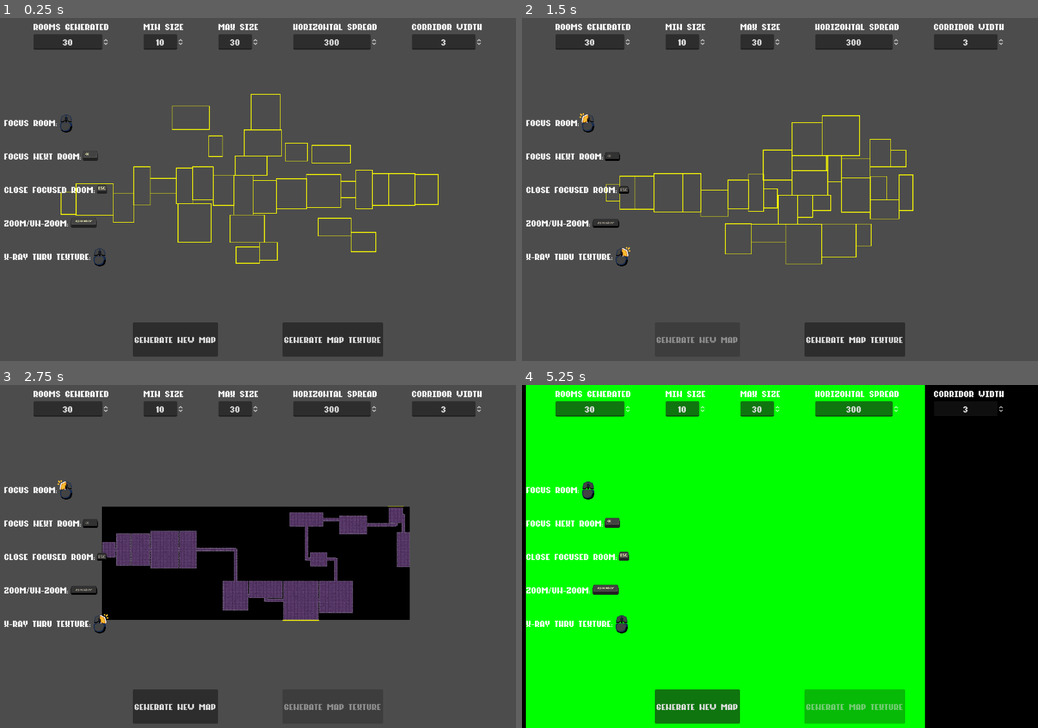
Above: before the commit, frames 1-4 (two rows, left to right).
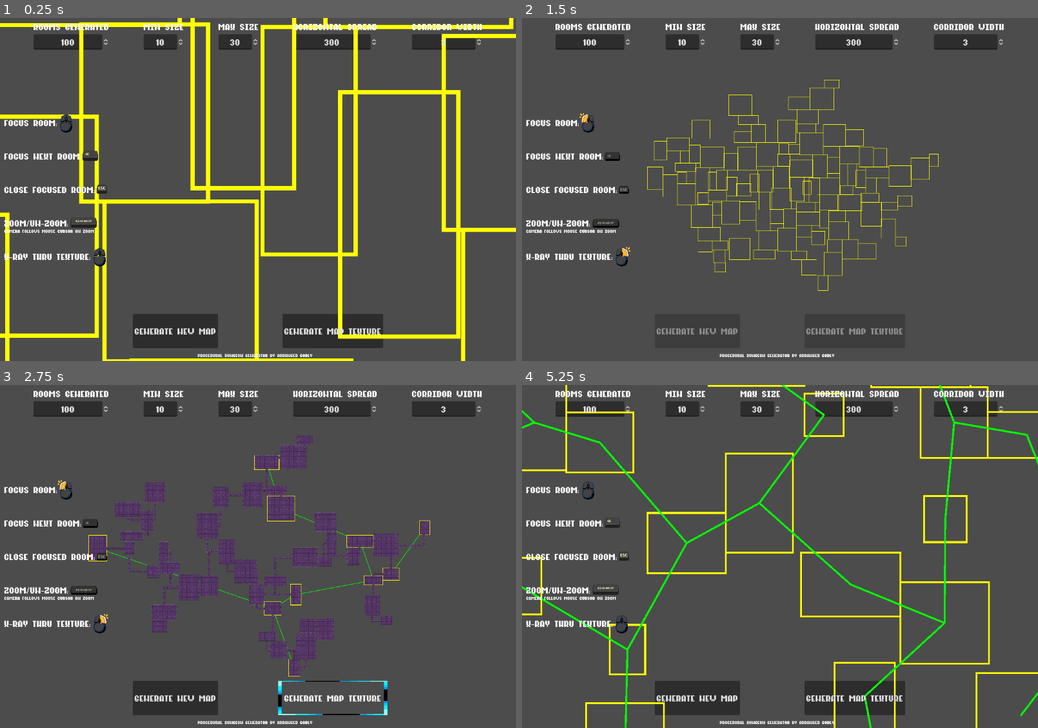
Above: after the commit, the same moments.

Repository: Arrangedgodly/procedural-dungeon
Game: Godot game, scene res://scenes/basic_dungeon.tscn
The game is run twice, just before and just after one commit, with the same random seed, the same clock (stepped at 60 frames per second) and the same inputs.
Inputs (mouse positions are in pixels of both pictures, inside the frame that each line leads up to):
- Up to frame 1 (0.25 s): no input
- Up to frame 2 (1.5 s): click "Generate New Map" at 0.5 s; click "Generate New Map" at 1.25 s
- Up to frame 3 (2.75 s): click "Generate Map Texture" at 2 s
- Up to frame 4 (5.25 s): click (852, 697) at 2.75 s, where only the run after the commit has a clickable "Generate Map Texture"; click "Generate New Map" at 3.5 s; click (852, 707) at 4.25 s, where only the run before the commit has a clickable "Generate Map Texture"; move the mouse to (805, 621) at 5.02 s; hold Space (ui_select) from 5.03 s (still down); click (805, 621) at 5.17 s

The runs differ from the first frame. In frame 1, 15% of the frame differs, in the area x 0-100%, y 0-100%; in frame 2, 4.8%; in frame 3, 24%; in frame 4, 98%.
Error before the commit: Cannot call method 'get_closest_point' on a null value. (res://scripts/basic_dungeon.gd:150)

Commit message:
added chunk generation for map tiles to avoid crashes, we can now generate 1000 rooms successfully

Diff:
--- a/resources/DungeonSize.gd
+++ b/resources/DungeonSize.gd
@@ -5,7 +5,7 @@
 
 # Dictionary to store property constraints
 const PROPERTY_CONSTRAINTS = {
-	"rooms_generated": {"min": 5, "max": 500, "default": 30},
+	"rooms_generated": {"min": 5, "max": 1000, "default": 100},
 	"min_size": {"min": 5, "max": 20, "default": 10},
 	"max_size": {"min": 10, "max": 50, "default": 30},
 	"horizontal_spread": {"min": 100, "max": 1000, "default": 300},
--- a/scenes/basic_dungeon.tscn
+++ b/scenes/basic_dungeon.tscn
@@ -1,8 +1,7 @@
-[gd_scene load_steps=36 format=3 uid="uid://dt6fdiatgcv6k"]
+[gd_scene load_steps=34 format=3 uid="uid://dt6fdiatgcv6k"]
 
 [ext_resource type="Script" path="res://scripts/basic_dungeon.gd" id="1_2xh76"]
 [ext_resource type="Texture2D" uid="uid://do40mc2cm44gh" path="res://assets/tiles/1.png" id="2_5icwf"]
-[ext_resource type="Texture2D" uid="uid://bj78beynng02j" path="res://assets/tiles/black_square.png" id="2_14v5t"]
 [ext_resource type="PackedScene" uid="uid://dlsj5v0j7urbv" path="res://scenes/ui.tscn" id="2_x8pav"]
 [ext_resource type="Texture2D" uid="uid://coppuqsrh7rhf" path="res://assets/tiles/2.png" id="3_id5ve"]
 [ext_resource type="Texture2D" uid="uid://uggjvhqpqaaa" path="res://assets/tiles/10.png" id="3_pav0p"]
@@ -17,14 +16,8 @@
 [ext_resource type="Texture2D" uid="uid://o1krnylo3fjm" path="res://assets/tiles/12.png" id="13_wj0ec"]
 [ext_resource type="Texture2D" uid="uid://cjc5dtniph420" path="res://assets/tiles/13.png" id="14_2tctg"]
 
-[sub_resource type="TileSetAtlasSource" id="TileSetAtlasSource_eaxe5"]
-texture = ExtResource("2_14v5t")
-texture_region_size = Vector2i(32, 32)
-0:0/0 = 0
-
 [sub_resource type="TileSet" id="TileSet_k1rmi"]
 tile_size = Vector2i(32, 32)
-sources/0 = SubResource("TileSetAtlasSource_eaxe5")
 
 [sub_resource type="TileSetAtlasSource" id="TileSetAtlasSource_s8kpt"]
 texture = ExtResource("10_g4kbu")
--- a/scenes/ui.tscn
+++ b/scenes/ui.tscn
@@ -223,9 +223,9 @@
 
 [node name="HBoxContainer2" type="HBoxContainer" parent="."]
 layout_mode = 0
-offset_top = 710.0
+offset_top = 690.0
 offset_right = 1200.0
-offset_bottom = 790.0
+offset_bottom = 770.0
 theme_override_constants/separation = 150
 alignment = 1
 
@@ -322,7 +322,7 @@
 size_flags_horizontal = 4
 size_flags_vertical = 4
 
-[node name="AnimatedSprite2D" type="AnimatedSprite2D" parent="VBoxContainer/HBoxContainer5/Control"]
+[node name="Space" type="AnimatedSprite2D" parent="VBoxContainer/HBoxContainer5/Control"]
 position = Vector2(15, 0)
 sprite_frames = SubResource("SpriteFrames_t3ct5")
 autoplay = "default"
@@ -346,5 +346,23 @@
 animation = &"right_click"
 autoplay = "right_click"
 
+[node name="Label2" type="Label" parent="."]
+offset_left = 10.0
+offset_top = 490.0
+offset_right = 219.0
+offset_bottom = 504.0
+theme = SubResource("Theme_3wm2g")
+theme_override_font_sizes/font_size = 16
+text = "camera follows mouse cursor on zoom"
+
+[node name="Label3" type="Label" parent="."]
+offset_left = 460.0
+offset_top = 780.0
+offset_right = 727.0
+offset_bottom = 794.0
+theme = SubResource("Theme_3wm2g")
+theme_override_font_sizes/font_size = 16
+text = "Procedural Dungeon Generator by Arranged Godly"
+
 [connection signal="pressed" from="HBoxContainer2/GenerateNewMap" to="." method="_on_generate_new_map_pressed"]
 [connection signal="pressed" from="HBoxContainer2/GenerateNewTexture" to="." method="_on_generate_new_texture_pressed"]
--- a/scripts/basic_dungeon.gd
+++ b/scripts/basic_dungeon.gd
@@ -21,6 +21,8 @@
 var current_focused_room: Node = null
 var is_generating: bool = false
 var has_texture: bool = false
+var active_chunks = {}
+var target_zoom := Vector2.ONE
 var camera_state = CameraState.OVERVIEW
 
 enum CameraState {
@@ -39,6 +41,13 @@
 	Vector2i(-1, 0), #West
 	Vector2i(-1, -1) #Northwest
 ]
+const CHUNK_SIZE = 64
+const ZOOM_DURATION := 0.5
+const MIN_ZOOM := 0.01
+const MAX_ZOOM := .5
+const OVERVIEW_ZOOM_MULTIPLIER := 1.0
+const FOLLOW_MOUSE_ZOOM_MULTIPLIER := 5.0
+const FOCUSED_ROOM_ZOOM_MULTIPLIER := 3.0
 
 func _ready() -> void:
 	randomize()
@@ -120,42 +129,74 @@
 	walk.clear()
 	background.clear()
 	walls.clear()
-	# First pass: Set Background Cells
+	active_chunks.clear()
+
+	# First pass: Calculate total bounds and identify active chunks
 	var full_rect = Rect2()
 	for room in rooms.get_children():
 		var rect = Rect2(room.position - room.size, room.get_node("CollisionShape2D").shape.extents * 2)
 		full_rect = full_rect.merge(rect)
-	var top_left = walk.local_to_map(full_rect.position)
-	var bottom_right = walk.local_to_map(full_rect.end)
-	for x in range(top_left.x, bottom_right.x):
-		for y in range(top_left.y, bottom_right.y):
+
+		# Mark chunks containing this room as active
+		var top_left = walk.local_to_map(rect.position)
+		var bottom_right = walk.local_to_map(rect.end)
+		for x in range(get_chunk_coord(top_left).x, get_chunk_coord(bottom_right).x + 1):
+			for y in range(get_chunk_coord(top_left).y, get_chunk_coord(bottom_right).y + 1):
+				active_chunks[Vector2i(x, y)] = true
+
+	# Process chunks in batches
+	var processed = 0
+	var total_chunks = active_chunks.size()
+
+	for chunk_coord in active_chunks:
+		var chunk_bounds = get_chunk_bounds(chunk_coord)
+		generate_chunk(chunk_bounds)
+
+		processed += 1
+		if processed % 10 == 0:  # Process in batches of 10 chunks
+			await get_tree().process_frame  # Yield to prevent freezing
+
+	# Generate corridors in batches
+	var corridors = []
+	var rooms_processed = 0
+
+	for room in rooms.get_children():
+		generate_room_and_corridors(room, corridors)
+
+		rooms_processed += 1
+		if rooms_processed % 5 == 0:  # Process in batches of 5 rooms
+			await get_tree().process_frame
+
+func generate_chunk(bounds: Rect2i) -> void:
+	# Generate background tiles for chunk
+	for x in range(bounds.position.x, bounds.position.x + bounds.size.x):
+		for y in range(bounds.position.y, bounds.position.y + bounds.size.y):
 			set_background_cell(Vector2i(x, y))
 
-	#Second pass: Set Room Cells
-	var corridors = []
-	for room in rooms.get_children():
-		var size = (room.size / tile_size).floor()
-		var pos = walk.local_to_map(room.position)
-		var upper_left = (room.position / tile_size).floor() - size
-
-		#Set Room Interior Cells
-		for x in range(2, size.x * 2 - 1):
-			for y in range(2, size.y * 2 - 1):
-				set_walkable_cell(Vector2i(upper_left.x + x, upper_left.y + y))
-
-		#Draw Room Outlines
-		draw_room_outline(upper_left, size)
-
-		#Connect Rooms with Corridors
-		var point = path.get_closest_point(Vector2(room.position.x, room.position.y))
-		for connection in path.get_point_connections(point):
-			if connection not in corridors:
-				var start = walk.local_to_map(Vector2(path.get_point_position(point).x, path.get_point_position(point).y))
-				var end = walk.local_to_map(Vector2(path.get_point_position(connection).x, path.get_point_position(connection).y))
-				carve_path(start, end)
-		corridors.append(point)
-
-func carve_path(pos1, pos2):
+func generate_room_and_corridors(room: Node, corridors: Array) -> void:
+	var size = (room.size / tile_size).floor()
+	var pos = walk.local_to_map(room.position)
+	var upper_left = (room.position / tile_size).floor() - size
+
+	# Set room interior cells
+	for x in range(2, size.x * 2 - 1):
+		for y in range(2, size.y * 2 - 1):
+			set_walkable_cell(Vector2i(upper_left.x + x, upper_left.y + y))
+
+	# Draw room outline
+	draw_room_outline(upper_left, size)
+
+	# Generate corridors
+	var point = path.get_closest_point(Vector2(room.position.x, room.position.y))
+	for connection in path.get_point_connections(point):
+		if connection not in corridors:
+			var start = walk.local_to_map(Vector2(path.get_point_position(point).x, path.get_point_position(point).y))
+			var end = walk.local_to_map(Vector2(path.get_point_position(connection).x, path.get_point_position(connection).y))
+			carve_path(start, end)
+	corridors.append(point)
+
+# Modified carve_path to be more efficient
+func carve_path(pos1: Vector2i, pos2: Vector2i) -> void:
 	var x_diff = sign(pos2.x - pos1.x)
 	var y_diff = sign(pos2.y - pos1.y)
 	if x_diff == 0: x_diff = 1
@@ -163,16 +204,50 @@
 
 	var corridor_cells = []
 	var current = pos1
-
+	var batch_size = 5  # Process corridors in smaller batches
+	var cells_in_batch = []
+
+	# Generate corridor cells in batches
 	while current.x != pos2.x:
-		carve_wide_corridor_segment(current, Vector2i(1, 0), corridor_cells)
+		cells_in_batch.append_array(get_corridor_segment_cells(current, Vector2i(1, 0)))
 		current.x += x_diff
+
+		if cells_in_batch.size() >= batch_size:
+			process_corridor_batch(cells_in_batch)
+			cells_in_batch.clear()
+
 	while current.y != pos2.y:
-		carve_wide_corridor_segment(current, Vector2i(0, 1), corridor_cells)
+		cells_in_batch.append_array(get_corridor_segment_cells(current, Vector2i(0, 1)))
 		current.y += y_diff
-	carve_wide_corridor_segment(pos2, Vector2i(0, 1), corridor_cells)
-
-	add_corridor_walls(corridor_cells)
+
+		if cells_in_batch.size() >= batch_size:
+			process_corridor_batch(cells_in_batch)
+			cells_in_batch.clear()
+
+	# Process any remaining cells
+	if cells_in_batch.size() > 0:
+		process_corridor_batch(cells_in_batch)
+
+func get_corridor_segment_cells(center: Vector2i, direction: Vector2i) -> Array:
+	var cells = []
+	var half_width = dungeon_size.corridor_width / 2
+	var perpendicular = Vector2i(-direction.y, direction.x)
+	var start_pos = center - (perpendicular * int(half_width))
+
+	for i in range(dungeon_size.corridor_width):
+		cells.append(start_pos + (perpendicular * i))
+
+	return cells
+
+func process_corridor_batch(cells: Array) -> void:
+	for cell in cells:
+		set_walkable_cell(cell)
+
+		# Add walls around corridor cells
+		for dir in DIRECTIONS:
+			var check_pos = cell + dir
+			if not is_walkable_tile(check_pos):
+				set_wall_cell(check_pos)
 
 func carve_wide_corridor_segment(center: Vector2i, direction: Vector2i, corridor_cells: Array):
 	var half_width = dungeon_size.corridor_width / 2
@@ -201,7 +276,6 @@
 	return walk.get_cell_source_id(pos) != -1
 
 func set_walkable_cell(pos: Vector2i):
-	walk.tile_map_data
 	walk.set_cell(pos, randi_range(0, 7), Vector2(0, 0), 0)
 
 func set_background_cell(pos: Vector2i):
@@ -236,6 +310,16 @@
 	current_focused_room.set_focused(true)
 	camera_state = CameraState.FOCUSED_ON_ROOM
 
+	var room_size = max(room.size.x, room.size.y)
+	var viewport_size = get_viewport_rect().size
+	var zoom_level = viewport_size.x / (room_size * 4)  # 4 is a factor to ensure room fits
+	var new_zoom = Vector2.ONE * zoom_level * FOCUSED_ROOM_ZOOM_MULTIPLIER
+
+	var tween = create_tween()
+	tween.set_parallel(true)  # Allow position and zoom to animate simultaneously
+	tween.tween_property(camera, "position", room.position, ZOOM_DURATION)
+	set_camera_zoom(new_zoom)
+
 func focus_next_room() -> void:
 	if not current_focused_room or rooms.get_child_count() == 0:
 		return
@@ -258,6 +342,9 @@
 		reset_camera_to_overview()
 	else:
 		camera_state = CameraState.FOLLOWING_MOUSE
+		var current_zoom = camera.zoom.x
+		var new_zoom = Vector2.ONE * (current_zoom * FOLLOW_MOUSE_ZOOM_MULTIPLIER)
+		set_camera_zoom(new_zoom)
 
 func reset_camera_to_overview() -> void:
 	camera_state = CameraState.OVERVIEW
@@ -273,14 +360,12 @@
 	if rooms.get_child_count() == 0:
 		return
 
+	# Calculate bounds of all rooms
 	var bounds = Rect2()
 	var first_room = true
 
 	for room in rooms.get_children():
-		var room_rect = Rect2(
-			room.position - room.size,
-			room.size * 2
-		)
+		var room_rect = Rect2(room.position - room.size, room.size * 2)
 
 		if first_room:
 			bounds = room_rect
@@ -292,9 +377,51 @@
 	var padding = bounds.size * 0.1
 	bounds = bounds.grow(padding.x)
 
-	# Update camera initial position and bounds
+	# Get the viewport size
+	var viewport_size = get_viewport_rect().size
+
+	# Calculate the zoom level needed to fit the entire dungeon
+	var zoom_x = viewport_size.x / bounds.size.x
+	var zoom_y = viewport_size.y / bounds.size.y
+
+	# Use the smaller zoom value to ensure everything fits
+	var zoom_level = min(zoom_x, zoom_y)
+	zoom_level *= 0.9
+
+	var new_zoom = Vector2.ONE
+	match camera_state:
+		CameraState.OVERVIEW:
+			new_zoom = Vector2(zoom_level, zoom_level) * OVERVIEW_ZOOM_MULTIPLIER
+		CameraState.FOLLOWING_MOUSE:
+			new_zoom = Vector2(zoom_level, zoom_level) * FOLLOW_MOUSE_ZOOM_MULTIPLIER
+		CameraState.FOCUSED_ON_ROOM:
+			new_zoom = Vector2(zoom_level, zoom_level) * FOCUSED_ROOM_ZOOM_MULTIPLIER
+
+	# Update camera position and zoom
 	camera_init_pos = bounds.get_center()
 	camera.position = camera_init_pos
+	set_camera_zoom(new_zoom)
+
+	match camera_state:
+		CameraState.OVERVIEW:
+			camera.zoom = Vector2(zoom_level, zoom_level)
+		CameraState.FOLLOWING_MOUSE:
+			camera.zoom = Vector2(0.25, 0.25)
+		CameraState.FOCUSED_ON_ROOM:
+			camera.zoom = Vector2(0.5, 0.5)
+
+func set_camera_zoom(new_zoom: Vector2, duration: float = ZOOM_DURATION) -> void:
+	# Clamp the zoom values
+	new_zoom.x = clamp(new_zoom.x, MIN_ZOOM, MAX_ZOOM)
+	new_zoom.y = clamp(new_zoom.y, MIN_ZOOM, MAX_ZOOM)
+
+	target_zoom = new_zoom
+
+	# Create and configure the tween
+	var tween = create_tween()
+	tween.set_trans(Tween.TRANS_CUBIC)
+	tween.set_ease(Tween.EASE_OUT)
+	tween.tween_property(camera, "zoom", new_zoom, duration)
 
 func apply_settings() -> void:
 	if not dungeon_size:
@@ -332,14 +459,11 @@
 	match camera_state:
 		CameraState.FOLLOWING_MOUSE:
 			camera.position = get_global_mouse_position()
-			camera.zoom = Vector2(0.25, 0.25)
 		CameraState.FOCUSED_ON_ROOM:
 			if current_focused_room:
 				camera.position = current_focused_room.position
-				camera.zoom = Vector2(0.5, 0.5)
 		CameraState.OVERVIEW:
 			camera.position = camera_init_pos
-			camera.zoom = Vector2(0.05, 0.05)
 
 func _input(event: InputEvent) -> void:
 	if event.is_action_pressed("ui_cancel"):  # Escape key
@@ -359,7 +483,16 @@
 	make_map()
 	texture_generated.emit()
 
-
 func _on_ui_trigger_generate_map() -> void:
 	map_generation_started.emit()
 	apply_settings()
+
+func get_chunk_coord(tile_pos: Vector2i) -> Vector2i:
+	return Vector2i(
+		floor(float(tile_pos.x) / CHUNK_SIZE),
+		floor(float(tile_pos.y) / CHUNK_SIZE)
+	)
+
+func get_chunk_bounds(chunk_coord: Vector2i) -> Rect2i:
+	var start = chunk_coord * CHUNK_SIZE
+	return Rect2i(start, Vector2i(CHUNK_SIZE, CHUNK_SIZE))
--- a/scripts/room.gd
+++ b/scripts/room.gd
@@ -25,7 +25,9 @@
 	if $CollisionShape2D.shape:
 		var collision_rect = Rect2(-$CollisionShape2D.shape.size/2, $CollisionShape2D.shape.size)
 		var color = Color.GREEN if is_highlighted else Color.TRANSPARENT
-		draw_rect(collision_rect, color, true, 15.0)
+		if color == Color.GREEN:
+			color.a = .2
+		draw_rect(collision_rect, color, true, -1.0, false)
 
 func _on_input_event(viewport: Node, event: InputEvent, shape_idx: int) -> void:
 	if event.is_action_pressed("click"):
--- a/scripts/ui.gd
+++ b/scripts/ui.gd
@@ -11,6 +11,12 @@
 @onready var generate_new_texture: Button = $HBoxContainer2/GenerateNewTexture
 
 var dungeon_size: DungeonSize
+
+func _ready() -> void:
+	generate_new_map.disabled = false
+	generate_new_map.focus_mode = Control.FOCUS_CLICK
+	generate_new_texture.disabled = false
+	generate_new_texture.focus_mode = Control.FOCUS_CLICK
 
 func setup_ui() -> void:
 	var constraints = DungeonSize.PROPERTY_CONSTRAINTS
@@ -79,8 +85,8 @@
 
 func _on_generate_new_map_pressed() -> void:
 	trigger_generate_map.emit()
-	generate_new_texture.disabled = false
-	generate_new_texture.focus_mode = Control.FOCUS_CLICK
+	generate_new_texture.disabled = true
+	generate_new_texture.focus_mode = Control.FOCUS_NONE
 
 func _on_generate_new_texture_pressed() -> void:
 	trigger_generate_layers.emit()
@@ -88,6 +94,8 @@
 func _on_basic_dungeon_map_generation_finished() -> void:
 	generate_new_map.disabled = false
 	generate_new_map.focus_mode = Control.FOCUS_CLICK
+	generate_new_texture.disabled = false
+	generate_new_texture.focus_mode = Control.FOCUS_CLICK
 
 func _on_basic_dungeon_map_generation_started() -> void:
 	generate_new_map.disabled = true
